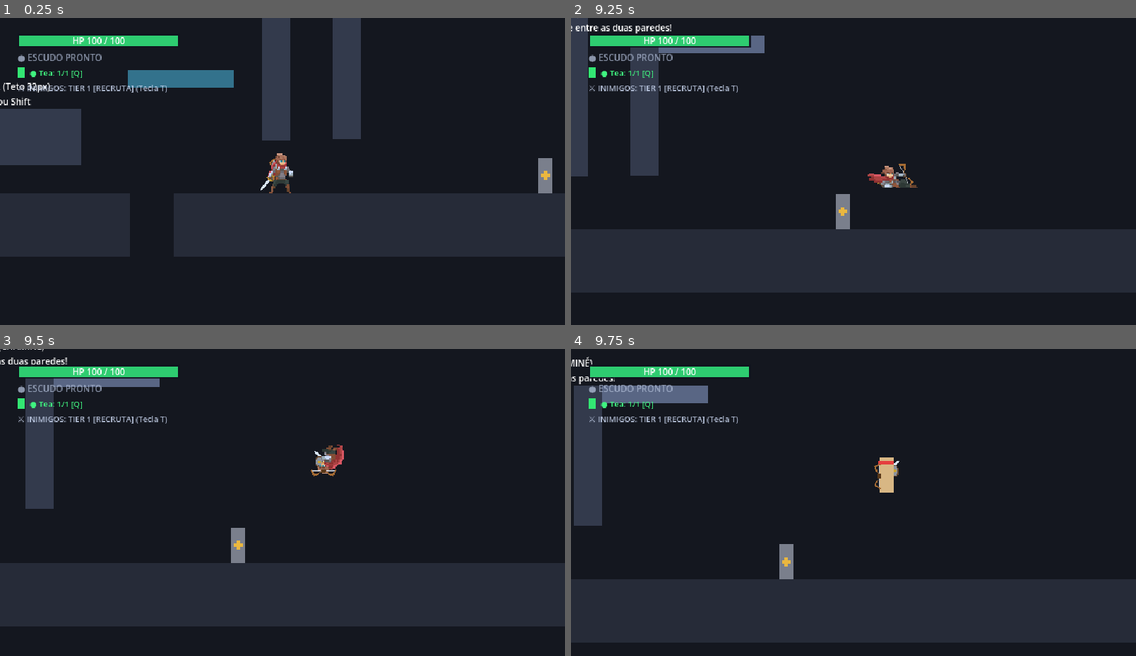
Above: before the commit, frames 1-4 (two rows, left to right).
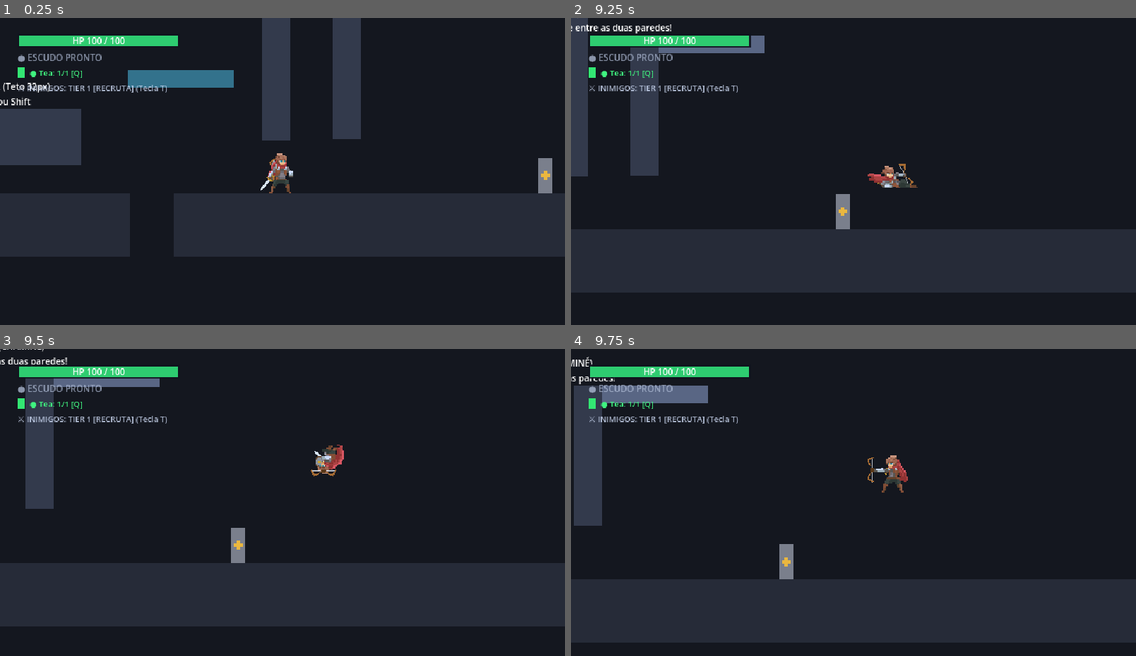
Above: after the commit, the same moments.

Repository: Theadrill/Godot-Roguelike-Prototype
Game: Godot game, scene res://src/world/movement_gym.tscn
Same seed, same stepped clock (60 frames per second), same inputs: the game is played once before the commit and once after it.
Inputs (mouse positions are in pixels of both pictures, inside the frame that each line leads up to):
- Up to frame 1 (0.25 s): no input
- Up to frame 2 (9.25 s): tap A (move_left) at 0.5, 1.25, 2, 3.5, 4.25 s; move the mouse to (977, 159) at 0.52 s; hold Shift (roll) 0.53-1.28 s; hold D (move_right) 0.53-2.03 s; click (977, 159) at 0.67 s; tap Space (jump) at 0.77, 0.8, 1.07, 1.35, 1.52, 1.82, 2.3, 3.02, 3.32, 4.52, 4.82, 5.3, 6.02, 6.32, 7.52, 7.82, 8.3, 9.02 s; move the mouse to (740, 192) at 1.27 s; tap Shift (roll) every 1.5 s from 1.55 to 9.05 s; move the mouse to (910, 107) at 2.02 s; press the mouse at (910, 107) at 2.03 s; hold A (move_left) 2.03-2.78 s; move the mouse to (825, 239) at 2.77 s; release the mouse at (825, 239) at 2.78 s; hold D (move_right) 2.78-4.28 s; right-click (825, 239) at 2.85 s; click (825, 239) at 2.92 s; move the mouse to (1023, 223) at 3.52 s; hold Space (jump) 3.53-4.28 s; tap Q (heal) at 3.6 s; move the mouse to (684, 128) at 4.27 s; hold A (move_left) 4.28-5.03 s; tap E (interact) at 4.35 s; move the mouse to (881, 177) at 5.02 s; hold D (move_right) 5.03-5.78 s; hold Keypad 2 (look_down) 5.03-5.78 s; click (881, 177) at 5.17 s; move the mouse to (768, 97) at 5.77 s; hold A (move_left) 5.78-7.28 s; tap Keypad 4 (look_left) at 5.85 s; move the mouse to (977, 159) at 6.52 s; hold Space (jump) 6.53-7.28 s; tap Keypad 6 (look_right) at 6.6 s; move the mouse to (740, 192) at 7.27 s; hold D (move_right) from 7.28 s (still down); tap Keypad 8 (look_up) at 7.35 s; click (740, 192) at 7.42 s; move the mouse to (910, 107) at 8.02 s; hold Shift (roll) 8.03-8.78 s; move the mouse to (825, 239) at 8.77 s; tap 1 (swap_weapon) at 8.85 s
- Up to frame 3 (9.5 s): keep holding D (move_right); tap Space (jump) at 9.32 s
- Up to frame 4 (9.75 s): move the mouse to (1023, 554) at 9.52 s; release D (move_right) at 9.53 s; hold A (move_left) from 9.53 s (still down); hold Space (jump) from 9.53 s (still down); tap J at 9.6 s; click (1023, 554) at 9.67 s

Frames 1-3 are identical in both runs. In frame 4, 0.5% of the frame differs, in the area x 52-60%, y 34-47%.

Commit message:
feat(player): add 7-frame bow_attack animation, socket calibration, and RangedAttackState sync

Diff:
--- a/assets/player/adventurer/player_frames.tres
+++ b/assets/player/adventurer/player_frames.tres
@@ -18,6 +18,35 @@
 [ext_resource type="Texture2D" uid="uid://dms67wymu7xwc" path="res://assets/player/adventurer/block_loop/player_block_loop_sheet.png" id="16_block_loop_sheet"]
 [ext_resource type="Texture2D" uid="uid://4yde86a8qv3v" path="res://assets/player/adventurer/attack/player_air_attack1_sheet.png" id="17_air_attack1_sheet"]
 [ext_resource type="Texture2D" uid="uid://msrdnhh15mfh" path="res://assets/player/adventurer/attack/player_air_attack3_sheet.png" id="18_air_attack3_sheet"]
+[ext_resource type="Texture2D" path="res://assets/player/adventurer/bow/player_bow_sheet.png" id="19_bow_sheet"]
+
+[sub_resource type="AtlasTexture" id="AtlasTexture_bow_attack_0"]
+atlas = ExtResource("19_bow_sheet")
+region = Rect2(0, 0, 83, 62)
+
+[sub_resource type="AtlasTexture" id="AtlasTexture_bow_attack_1"]
+atlas = ExtResource("19_bow_sheet")
+region = Rect2(83, 0, 83, 62)
+
+[sub_resource type="AtlasTexture" id="AtlasTexture_bow_attack_2"]
+atlas = ExtResource("19_bow_sheet")
+region = Rect2(0, 62, 83, 62)
+
+[sub_resource type="AtlasTexture" id="AtlasTexture_bow_attack_3"]
+atlas = ExtResource("19_bow_sheet")
+region = Rect2(83, 62, 83, 62)
+
+[sub_resource type="AtlasTexture" id="AtlasTexture_bow_attack_4"]
+atlas = ExtResource("19_bow_sheet")
+region = Rect2(0, 124, 83, 62)
+
+[sub_resource type="AtlasTexture" id="AtlasTexture_bow_attack_5"]
+atlas = ExtResource("19_bow_sheet")
+region = Rect2(83, 124, 83, 62)
+
+[sub_resource type="AtlasTexture" id="AtlasTexture_bow_attack_6"]
+atlas = ExtResource("19_bow_sheet")
+region = Rect2(0, 186, 83, 62)
 
 [sub_resource type="AtlasTexture" id="AtlasTexture_air_attack1_1"]
 atlas = ExtResource("17_air_attack1_sheet")
@@ -640,6 +669,32 @@
 }, {
 "frames": [{
 "duration": 1.0,
+"texture": SubResource("AtlasTexture_bow_attack_0")
+}, {
+"duration": 1.0,
+"texture": SubResource("AtlasTexture_bow_attack_1")
+}, {
+"duration": 1.0,
+"texture": SubResource("AtlasTexture_bow_attack_2")
+}, {
+"duration": 1.0,
+"texture": SubResource("AtlasTexture_bow_attack_3")
+}, {
+"duration": 1.0,
+"texture": SubResource("AtlasTexture_bow_attack_4")
+}, {
+"duration": 1.0,
+"texture": SubResource("AtlasTexture_bow_attack_5")
+}, {
+"duration": 1.0,
+"texture": SubResource("AtlasTexture_bow_attack_6")
+}],
+"loop": false,
+"name": &"bow_attack",
+"speed": 12.0
+}, {
+"frames": [{
+"duration": 1.0,
 "texture": SubResource("AtlasTexture_wall_slide_0")
 }, {
 "duration": 1.0,
--- a/src/entities/equipment/socket_profiles/bow.tres
+++ b/src/entities/equipment/socket_profiles/bow.tres
@@ -872,6 +872,62 @@
 "visible": true,
 "z_index": -2
 },
+"bow_attack_0": {
+"flip_h": false,
+"flip_v": false,
+"pos": Vector2(3.2, -17.4),
+"rot": 43.5,
+"visible": true,
+"z_index": 2
+},
+"bow_attack_1": {
+"flip_h": false,
+"flip_v": false,
+"pos": Vector2(6.3, -15.5),
+"rot": 43.5,
+"visible": true,
+"z_index": 2
+},
+"bow_attack_2": {
+"flip_h": false,
+"flip_v": false,
+"pos": Vector2(12, -25.5),
+"rot": 0.0,
+"visible": true,
+"z_index": 2
+},
+"bow_attack_3": {
+"flip_h": false,
+"flip_v": false,
+"pos": Vector2(12, -27),
+"rot": 0.0,
+"visible": true,
+"z_index": 2
+},
+"bow_attack_4": {
+"flip_h": false,
+"flip_v": false,
+"pos": Vector2(12, -25.5),
+"rot": 0.0,
+"visible": true,
+"z_index": 2
+},
+"bow_attack_5": {
+"flip_h": false,
+"flip_v": false,
+"pos": Vector2(10.5, -26.6),
+"rot": 0.0,
+"visible": true,
+"z_index": 2
+},
+"bow_attack_6": {
+"flip_h": false,
+"flip_v": false,
+"pos": Vector2(14, -22.9),
+"rot": 0.0,
+"visible": true,
+"z_index": 2
+},
 "wall_cling_0": {
 "flip_h": true,
 "flip_v": true,
--- a/src/entities/player/player.gd
+++ b/src/entities/player/player.gd
@@ -517,7 +517,7 @@
 		if current_state_name == "attack":
 			is_in_manual_socket_state = not (anim_name in [&"attack1", &"attack2", &"attack3", &"air_attack1", &"air_attack2", &"air_attack3", &"air_attack"])
 		elif current_state_name == "rangedattack":
-			is_in_manual_socket_state = not (anim_name in [&"cast", &"channeling"])
+			is_in_manual_socket_state = not (anim_name in [&"cast", &"channeling", &"bow_attack"])
 		elif current_state_name == "guard":
 			is_in_manual_socket_state = not (anim_name in [&"block", &"block_loop"])
 
--- a/src/entities/player/states/ranged_attack_state.gd
+++ b/src/entities/player/states/ranged_attack_state.gd
@@ -53,9 +53,16 @@
 			_fire_projectile()
 		else:
 			attack_phase = 0
-			var is_aiming_up: bool = Input.is_action_pressed("up") or Input.is_key_pressed(KEY_W) or Input.is_key_pressed(KEY_UP)
-			if player.main_hand_socket:
-				player.main_hand_socket.rotation_degrees = -45.0 if is_aiming_up else 0.0
+			if player.weapon.weapon_category == WeaponData.WeaponCategory.RANGED_BOW:
+				player.play_animation(&"bow_attack")
+				if player.player_sprite:
+					player.player_sprite.pause()
+					player.player_sprite.frame = 0
+				player._update_weapon_socket_for_frame(&"bow_attack", 0)
+			else:
+				var is_aiming_up: bool = Input.is_action_pressed("up") or Input.is_key_pressed(KEY_W) or Input.is_key_pressed(KEY_UP)
+				if player.main_hand_socket:
+					player.main_hand_socket.rotation_degrees = -45.0 if is_aiming_up else 0.0
 
 func exit() -> void:
 	has_fired = false
@@ -105,6 +112,16 @@
 					player.play_animation(&"channeling")
 				if player._main_weapon_instance:
 					player._main_weapon_instance.rotation_degrees = jitter
+			elif player.weapon.weapon_category == WeaponData.WeaponCategory.RANGED_BOW:
+				var draw_frame: int = clampi(int(floor(charge_progress * 5.0)), 0, 4)
+				if player.player_sprite:
+					if player.player_sprite.animation != &"bow_attack":
+						player.play_animation(&"bow_attack")
+						player.player_sprite.pause()
+					player.player_sprite.frame = draw_frame
+				player._update_weapon_socket_for_frame(&"bow_attack", draw_frame)
+				if player.main_hand_socket and is_aiming_up:
+					player.main_hand_socket.rotation_degrees = -45.0 + jitter
 			else:
 				if player.main_hand_socket:
 					player.main_hand_socket.rotation_degrees = base_angle + jitter
@@ -165,6 +182,11 @@
 		2:
 			# Recovery / Reload phase
 			phase_timer -= delta
+			if player.weapon and player.weapon.weapon_category == WeaponData.WeaponCategory.RANGED_BOW and player.player_sprite:
+				var rec_frame: int = 6 if phase_timer <= (player.weapon.reload_time * 0.5) else 5
+				if player.player_sprite.frame != rec_frame:
+					player.player_sprite.frame = rec_frame
+					player._update_weapon_socket_for_frame(&"bow_attack", rec_frame)
 			player.velocity.x = move_toward(player.velocity.x, 0.0, 700.0 * delta)
 			player.move_and_slide()
 
@@ -224,6 +246,13 @@
 		_exit_to_movement()
 		return
 
+	var is_bow: bool = weapon.weapon_category == WeaponData.WeaponCategory.RANGED_BOW
+	if is_bow and player.player_sprite:
+		player.play_animation(&"bow_attack")
+		player.player_sprite.pause()
+		player.player_sprite.frame = 5
+		player._update_weapon_socket_for_frame(&"bow_attack", 5)
+
 	# Determine aiming angle: straight horizontal or 45-degree upward shot
 	var is_aiming_up: bool = Input.is_action_pressed("up") or Input.is_key_pressed(KEY_W) or Input.is_key_pressed(KEY_UP)
 	var shoot_dir := Vector2(float(player.facing_direction), 0.0)
@@ -232,7 +261,7 @@
 		if player.main_hand_socket and not is_spell:
 			player.main_hand_socket.rotation_degrees = -45.0
 	else:
-		if player.main_hand_socket and not is_spell:
+		if player.main_hand_socket and not is_spell and not is_bow:
 			player.main_hand_socket.rotation_degrees = 0.0
 
 	# Calculate speed and damage scaled by charge ratio
--- a/src/tools/weapon_socket_calibrator.gd
+++ b/src/tools/weapon_socket_calibrator.gd
@@ -77,6 +77,7 @@
 	"air_attack": 4,
 	"cast": 4,
 	"channeling": 2,
+	"bow_attack": 7,
 	"block": 3,
 	"block_loop": 2,
 	"stagger": 3,
@@ -107,7 +108,7 @@
 
 @export_group("2. Animação, Frame & File")
 ## Escolha a animação do aventureiro para visualizar e calibrar.
-@export_enum("idle", "run", "jump", "crouch", "fall", "fall_ …(150 unchanged characters)…  "air_attack3", "cast", "channeling", "block", "block_loop", "stagger") var selected_animation: String = "idle":
+@export_enum("idle", "run", "jump", "crouch", "fall", "fall_ …(150 unchanged characters)…  "air_attack3", "cast", "channeling", "bow_attack", "block", "block_loop", "stagger") var selected_animation: String = "idle":
 	set(value):
 		selected_animation = value
 		_on_configuration_changed()
Binary file added: assets/player/adventurer/bow/player_bow_sheet.png
Not shown, changed: docs/TODO.md
